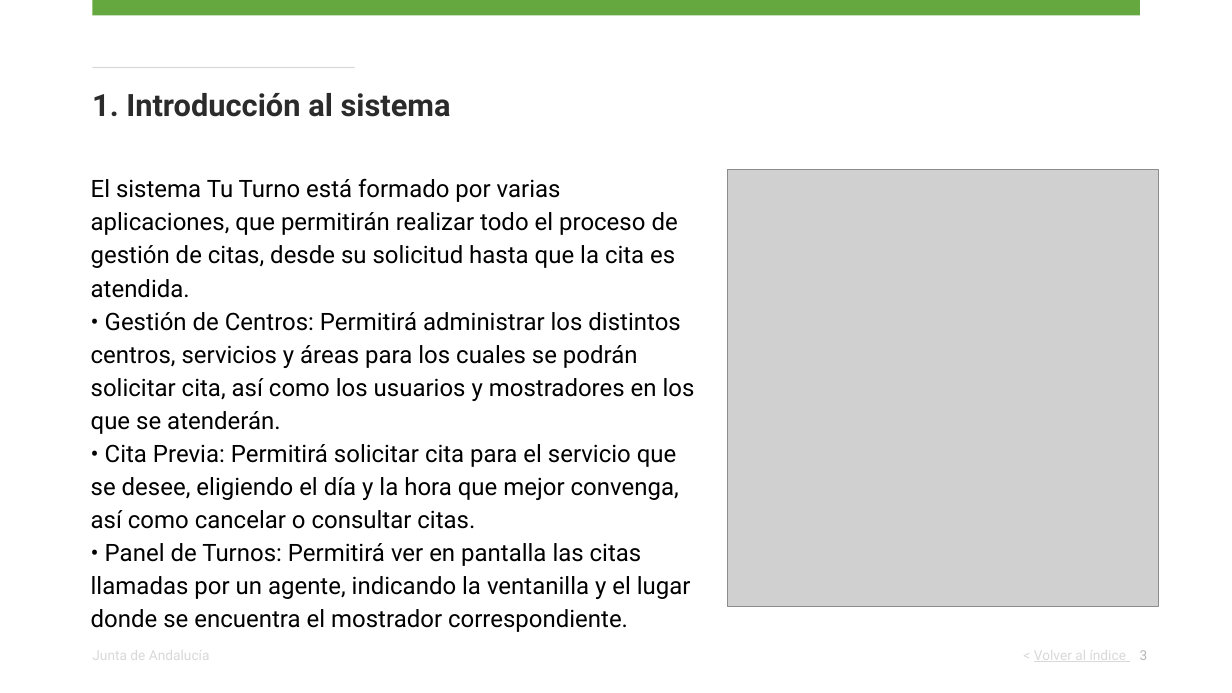
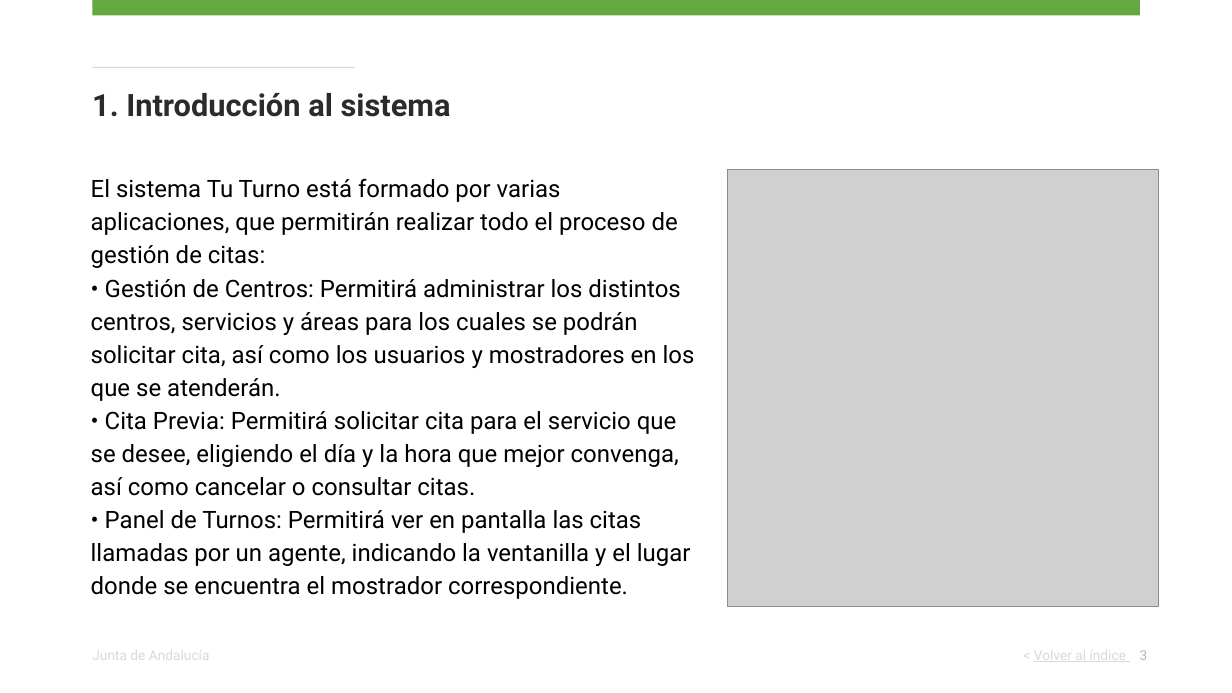
Before and after one commit to santigupro/curso-inap-iaprog-ejercicio-2-python, a slide deck: slide 3 of output/presentacion-generada.odp. Drawn at 1232x693 pixels with LibreOffice and Linux fonts; fonts in the diff are those of the drawing; grey boxes stand for pictures. Boxes give left, top, right and bottom in pixels: in the first picture for what was removed or moved away, otherwise in the second. Text is boxed around its words. In the diff, an @@ line names an element or a change of style, - is before the commit and + after.

```diff
--- a/output/presentacion-generada.odp
+++ b/output/presentacion-generada.odp
@@ text at (91,178,678,268): text changed @@
-El sistema Tu Turno está formado por varias aplicaciones, que permitirán realizar todo el proceso de gestión de citas, desde su solicitud hasta que la cita es atendida.
+El sistema Tu Turno está formado por varias aplicaciones, que permitirán realizar todo el proceso de gestión de citas:
```
Also in this commit, not shown: 16 other files.
